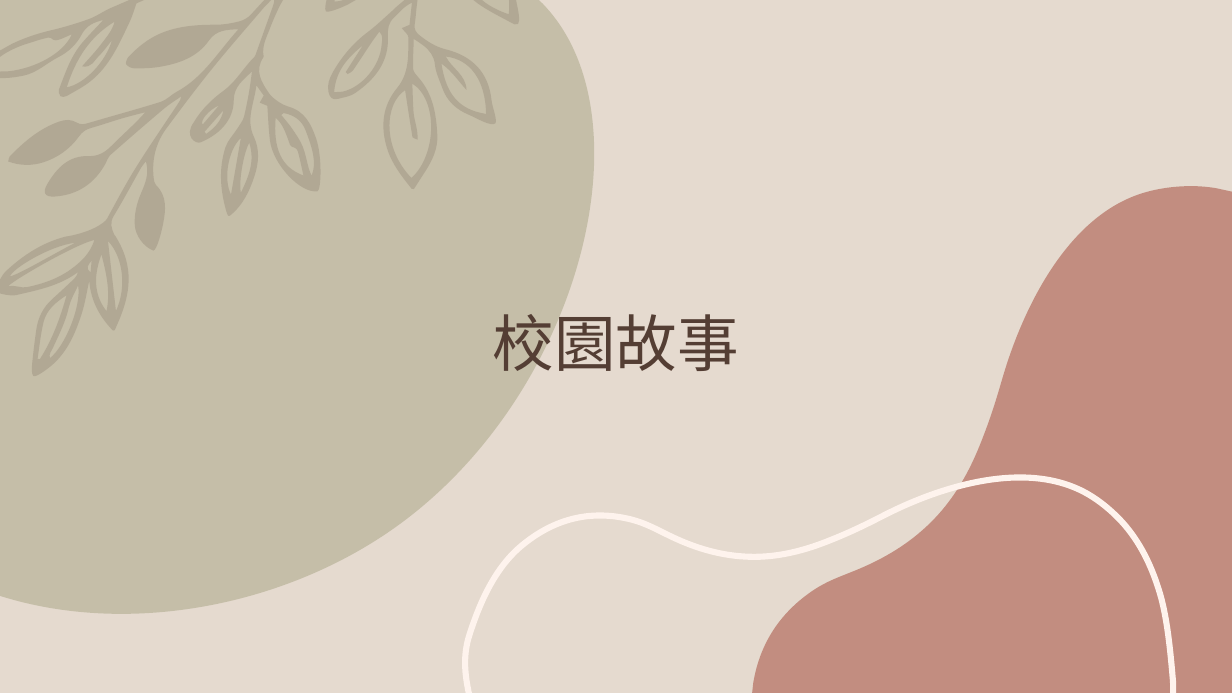
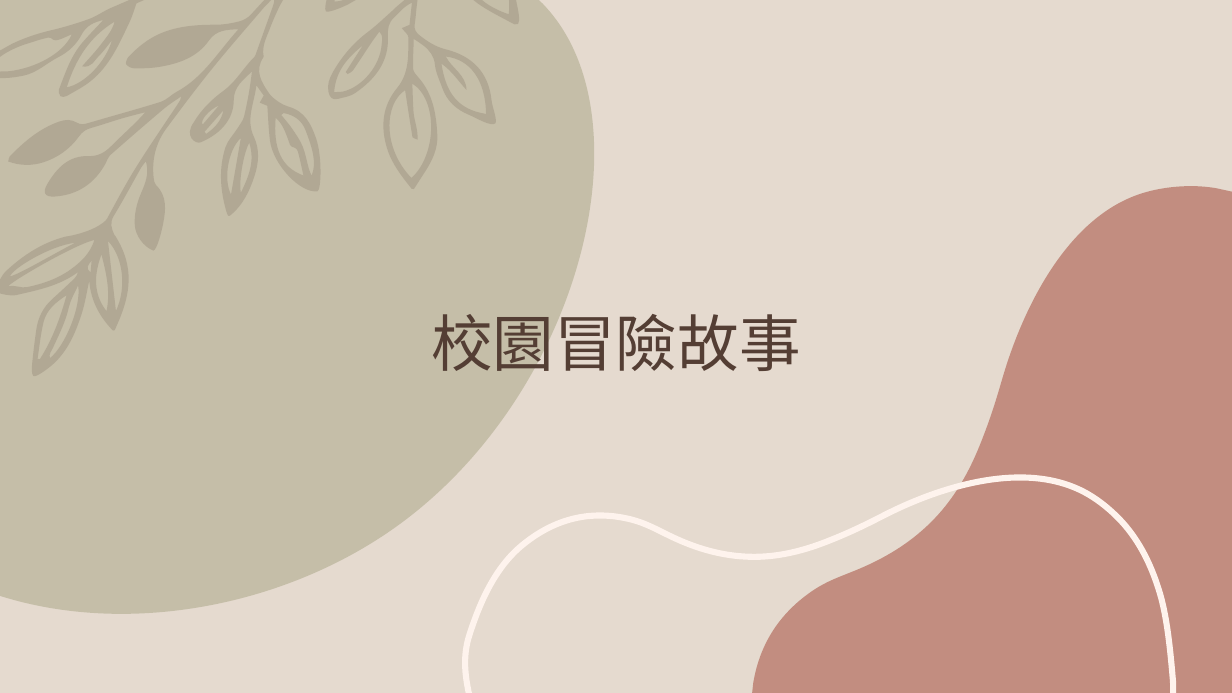
Before and after one commit to phchenntut/ca2024f, a slide deck: slide 1 of hw03.pptx. Drawn at 1232x693 pixels with LibreOffice and Linux fonts; fonts in the diff are those of the drawing. Boxes give left, top, right and bottom in pixels: in the first picture for what was removed or moved away, otherwise in the second. Text is boxed around its words. In the diff, an @@ line names an element or a change of style, - is before the commit and + after.

```diff
--- a/hw03.pptx
+++ b/hw03.pptx
@@ title at box(431, 314, 801, 371): text changed @@
-校園故事
+校園冒險故事
```
Also in this commit, not shown: 7 slides added, 7 slides removed, 1 other file.
